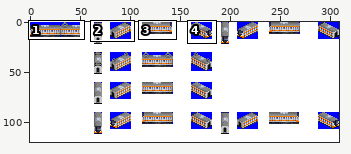
Two states of a sprite sheet, src/metro/seoul_metro_3/3K_SMETRO_VVVF_2ND.png. Above: a wide view before the commit, with the close-up outlined.
Close-up. Before:
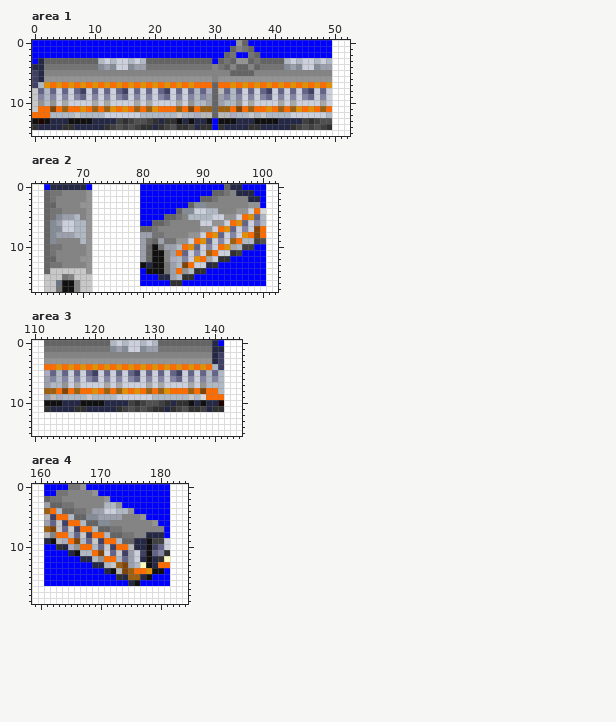
The file is 309x120 pixels. Shown: area 1: x 0..52, y 0..15; area 2: x 62..102, y 0..17; area 3: x 110..144, y 0..15; area 4: x 159..184, y 0..19. The commit also changed other parts of the picture, which this record leaves out.
After:
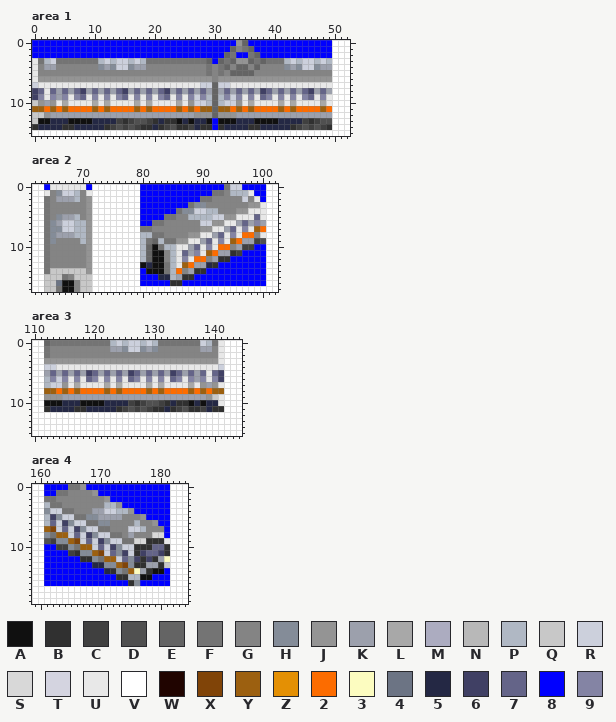
Palette (. is transparent): A #101010  B #303030  C #404040  D #505050  E #646464  F #747474  G #848484  H #848c98  J #949494  K #9ca0ac  L #a8a8a8  M #acacc0  N #b8b8b8  P #b0b8c4  Q #c8c8c8  R #ccd0dc  S #d8d8d8  T #d4d4e0  U #e8e8e8  V #ffffff  W #200400  X #804408  Y #9c6010  Z #e49004  2 #fc6c00  3 #fcfcc0  4 #6c7484  5 #242844  6 #404064  7 #646488  8 #0000ff  9 #8484a4
What changed:
--- area 1
@@ x 0..52 @@
  2 88888888888888888888888888888888EF88FE888888888888VVV
- 3 85EEEEEEEEEPRPRRPRPEEEEEEEEEEE8EFEJJEFEEEEPRPRRPRPVVV
- 4 55FFFFFFFFFHKHRRHKKFFFFFFFFFFFGFEGEEGEFFFFHKHRRHKKVVV
- 5 65GGGGGGGGGGGGGGGGGGGGGGGGGGGGGGGEEEEGGGGGGGGGGGGGVVV
- 6 65JJJJJJJJJJJJJJJJJJJJJJJJJJJJGJJJJJJJJJJJJJJJJJJJVVV
- 7 6PZ2Z2Z2Z2Z2Z2Z2Z2Z2Z2Z2Z2Z222E22Z2Z2Z2Z2Z2Z2Z2Z2ZVVV
- 8 Q7P7R7R76R7R7R76R7R7R76R7R7P7MEN7P7R7R76R7R7R76R7RVVV
- 9 Q9P9R9R97R9R9R97R9R9R97R9R9P9KEK9P9R9R97R9R9R97R9RVVV
-10 QJPJRLRRRRLRLRRRRLRLRRRRLRJPPKEKPPJRLRRRRLRLRRRRLRVVV
-11 Q22X2Y22Z2Y2YZ2Z2Y2YZ222Y2X2YYEYY2X2Y22Z2Y2YZ2Z2Y2VVV
-12 222PPPPQPPPPRRRRRRPPPPPPQPPMNNENNMPPQPQPPPPRRRRRRPVVV
-13 AWA555AAAA5555CBCDDCB5BBA5A55A8AAA555AAAA5555CBCDDVVV
+ 3 UFPRFFFFFFFPRPRRPRPFFFFFFFFFFE8EFEJJEFEFFFPRPRRPRPVVV
+ 4 UGKKGGGGGGGHKHRRHKKGGGGGGGGGGFGFEGEEGEGGGGHKHRRHKKVVV
+ 5 UGGGGGGGGGGGGGGGGGGGGGGGGGGGGFGFGEEEEGGGGGGGGGGGGGVVV
+ 6 UJJJJJJJJJJJJJJJJJJJJJJJJJJJJJGJJJJJJJJJJJJJJJJJJJVVV
+ 7 RUUUUUUUUUUUUUUUUUUUUUUUUUUURRERRUUUUUUUUUUUUUUUUUVVV
+ 8 67U7K7K76K7K7K76K7K7K76K7K7K7KEK7K7K7K67K7K7K76K7KVVV
+ 9 69U9K9U97U9U9U97U9U9U97U9U9R9PEP9R9U9U79U9U9U97U9UVVV
+10 QJKJULUUUULULUUUULULUUUULUJRRPEPRRJULUUUULULUUUULUVVV
+11 YY2Y2Y2222Y2Y2222Y2Y2222Y2Y2YYEYY2Y2Y2222Y2Y2222Y2VVV
+12 QQJKKKKKKKKKKKKKKKKKKKKKKKKJJJEJJJKKKKKKKKKKKKKKKKVVV
+13 QAA555AAAA5555CBCDDCB5BBA5A55A8AAA555AAAA5555CBCDDVVV
 14 B5555BB55555BCDCDCBB5BCDBBC5BB8B5555BB55555BCDCDCBVVV
--- area 2
@@ x 62..102 @@
- 0 VV85555558VVVVVVVV88888888888888E558888VV
- 1 VVEFFGGGGJVVVVVVVV888888888888EEFG55588VV
- 2 VVEFGGGGGJVVVVVVVV8888888888EEFGGGGG558VV
- 3 VVEEGGGGJJVVVVVVVV88888888EHHGGGGGGGJJ8VV
- 4 VVEFFGGGGJVVVVVVVV888888EHHRRPPGGGJJR2SVV
- 5 VVEFHKKPGJVVVVVVVV8888EEFGPPPPRRJJR2Z7PVV
- 6 VVEHKRRPPJVVVVVVVV88EEFGGGGGRRJJR2Z7R9PVV
- 7 VVEHHRRPPJVVVVVVVVEEFGGGGGGGJJR2Z7R9RX2VV
- 8 VVEHKKKPPJVVVVVVVVKKFFGGGGJJR2Z7R9RZ2X2VV
- 9 VVEHGGGGPJVVVVVVVVKFEKFFJJR2Z7R9RY2PPCDVV
-10 VVEFFGGGGJVVVVVVVVKEAFKKP2Z7R9R2ZLPCC88VV
-11 VVEFGGGGGJVVVVVVVVKEAAGK27R9RY2RRBC8888VV
-12 VVEEGGGGJJVVVVVVVVKEAAGMP9RZ2LRBB888888VV
-13 VVEFFGGGGJVVVVVVVVA5AAFKPX2RR5B88888888VV
-14 VVEQQQQQQJVVVVVVVV8AAAFK2JPBB8888888888VV
-15 VVQQQFGQQQVVVVVVVV88855KPBB888888888888VV
+ 0 VV8UUUUUU8VVVVVVVV88888888888888FRR8888VV
+ 1 VVUGHRRPGUVVVVVVVV888888888888FFGPPPU88VV
+ 2 VVFGKKKPGJVVVVVVVV8888888888FFGGGGGRGU8VV
+ 3 VVFGGGGGGJVVVVVVVV88888888FHHGGGGGGGJJUVV
+ 4 VVFGGGGGGJVVVVVVVV888888FHHRRPPGGGJJUUUVV
+ 5 VVFGHKKPGJVVVVVVVV8888FFGGPPPPRRJJUUU7UVV
+ 6 VVFHKRRPPJVVVVVVVV88FFGGGGGGRRJJUUK7K9KVV
+ 7 VVFHHRRPPJVVVVVVVVFFGGGGGGGGJJUUK7U9UY2VV
+ 8 VVFHKKKPPJVVVVVVVVPPFFGGGGJJUUK7U9U22GUVV
+ 9 VVFHGGGGPJVVVVVVVVPFEPFFJJUUK7U9UY2KKCDVV
+10 VVFGGGGGGJVVVVVVVVPEAFPPUUK7U9U22GKCC88VV
+11 VVFGGGGGGJVVVVVVVVPEAAGPU7K9UY2KKBC8888VV
+12 VVFGGGGGGJVVVVVVVVPEAAGPU9U22GKBB888888VV
+13 VVFGGGGGGJVVVVVVVVA5AAFPUY2KK5B88888888VV
+14 VVFQQQQQQJVVVVVVVV8AAAFP2GKBB8888888888VV
+15 VVQQQFGQQQVVVVVVVV88855PKBB888888888888VV
 16 VVQQ4AAGQQVVVVVVVV88888BB88888888888888VV
--- area 3
@@ x 110..144 @@
- 0 VVEEEEEEEEEEEPRPRRPRPEEEEEEEEE58VVV
- 1 VVFFFFFFFFFFFHKHRRHKKFFFFFFFFF55VVV
- 2 VVGGGGGGGGGGGGGGGGGGGGGGGGGGGG56VVV
- 3 VVJJJJJJJJJJJJJJJJJJJJJJJJJJJJ56VVV
- 4 VV22Z2Z2Z2Z2Z2Z2Z2Z2Z2Z2Z2Z2Z2P6VVV
- 5 VVM7P7R7R76R7R7R76R7R7R76R7R7P7PVVV
- 6 VVK9P9R9R97R9R9R97R9R9R97R9R9P9PVVV
- 7 VVKPPJRLRRRRLRLRRRRLRLRRRRLRJPPPVVV
- 8 VVYY2X2Y22Z2Y2YZ2Z2Y2YZ222Y2X22PVVV
- 9 VVKNMPPPPQPPPPRRRRRRPPPPPPQPS222VVV
-10 VVAAA555AAAA5555CBCDDCB5BBA5A55WVVV
+ 0 VVEFFFFFFFFFFPRPRRPRPFFFFFFFRPFUVVV
+ 1 VVFGGGGGGGGGGKKHRRHKHGGGGGGGKKGUVVV
+ 2 VVFGGGGGGGGGGGGGGGGGGGGGGGGGGGGUVVV
+ 3 VVJJJJJJJJJJJJJJJJJJJJJJJJJJJJJUVVV
+ 4 VVRRUUUUUUUUUUUUUUUUUUUUUUUUUUURVVV
+ 5 VVK7K7K7K67K7K7K67K7K7K67K7K7U76VVV
+ 6 VVP9R9U9U79U9U9U79U9U9U79U9K9U96VVV
+ 7 VVPRRJULUUUULULUUUULULUUUULUJKJUVVV
+ 8 VVYY2Y2Y2222Y2Y2222Y2Y2222Y2Y2YYVVV
+ 9 VVJJJKKKKKKKKKKKKKKKKKKKKKKKKJQUVVV
+10 VVAAA555AAAA5555CBCDDCB5BBA5A55UVVV
 11 VVB5555BB55555BCDCDCBB5BCDBBC5BBVVV
--- area 4
@@ x 159..184 @@
  1 VV88FFGGGGJ888888888888VVV
- 2 VVEFFGGGGGGGJ8888888888VVV
- 3 VVKEEFFGGGGGPPJ88888888VVV
- 4 VVY2PEEFFGKKRRPPJ888888VVV
- 5 VVN622PEEHHKKKKGGGJ8888VVV
- 6 VVK7Q622PEEHHGGGGGGGJ88VVV
- 7 VVYXQ7Q622PEEFFGGGGGGG8VVV
- 8 VVNG22P7Q622PEEFFGG5558VVV
- 9 VV5ANM2XP7Q622PEE55ACCRVVV
-10 VV88B5MJ22P7Q622N55A67RVVV
-11 VV88885APP2XT7Q6KR6A79BVVV
-12 VV88888855PJ22P7KR5A5B3VVV
-13 VV8888888855PQYXKP3A522VVV
-14 VV88888888885ANXY22ZAA8VVV
-15 VV888888888888B5YY5A888VVV
-16 VV888888888888885A88888VVV
+ 2 VVFFGGGGGGGGJ8888888888VVV
+ 3 VVPFFGGGGGGGPPJ88888888VVV
+ 4 VVHRRFFGGGKKRRPPJ888888VVV
+ 5 VVP6HRRFFHHKKKKGGGJ8888VVV
+ 6 VVP7R6HRRFFHHGGGGPGGJ88VVV
+ 7 VVYXR7R6HRRFFGGGRRPGGG8VVV
+ 8 VVHFYYR7R6HRRFFGKGGGSS8VVV
+ 9 VVDCHHYXR7R6HRRFFSSBBBUVVV
+10 VV88CCHFYYR7R6HRRBBB77BVVV
+11 VV8888CBHHYXR7H6RB6776BVVV
+12 VV888888BBHFYYR7H6B6BK3VVV
+13 VV8888888855HHYXHBBKKBQVVV
+14 VV88888888885BHFY3KBAA8VVV
+15 VV888888888888BBPPAA888VVV
+16 VV88888888888888BH88888VVV
 17 VVVVVVVVVVVVVVVVVVVVVVVVVV
Changed places in both close-ups, as pixel boxes (x1, y1, x2, y2):
changed: (32, 58, 332, 124)
changed: (44, 184, 92, 274)
changed: (140, 184, 266, 280)
changed: (44, 340, 224, 406)
changed: (44, 496, 170, 586)
